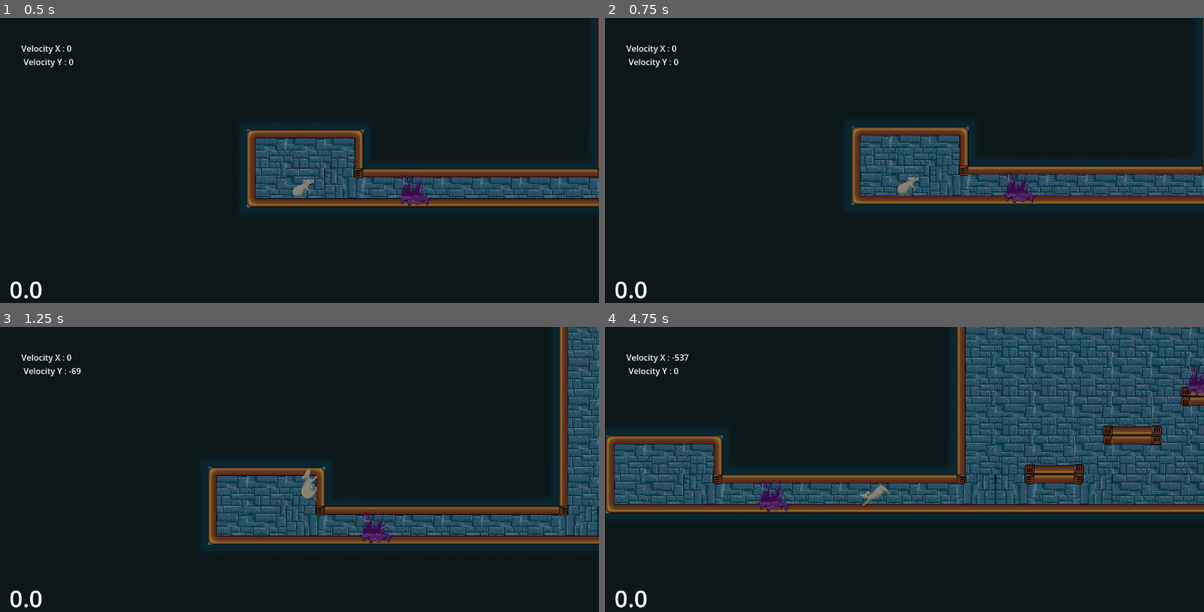
Above: before the commit, frames 1-4 (two rows, left to right).
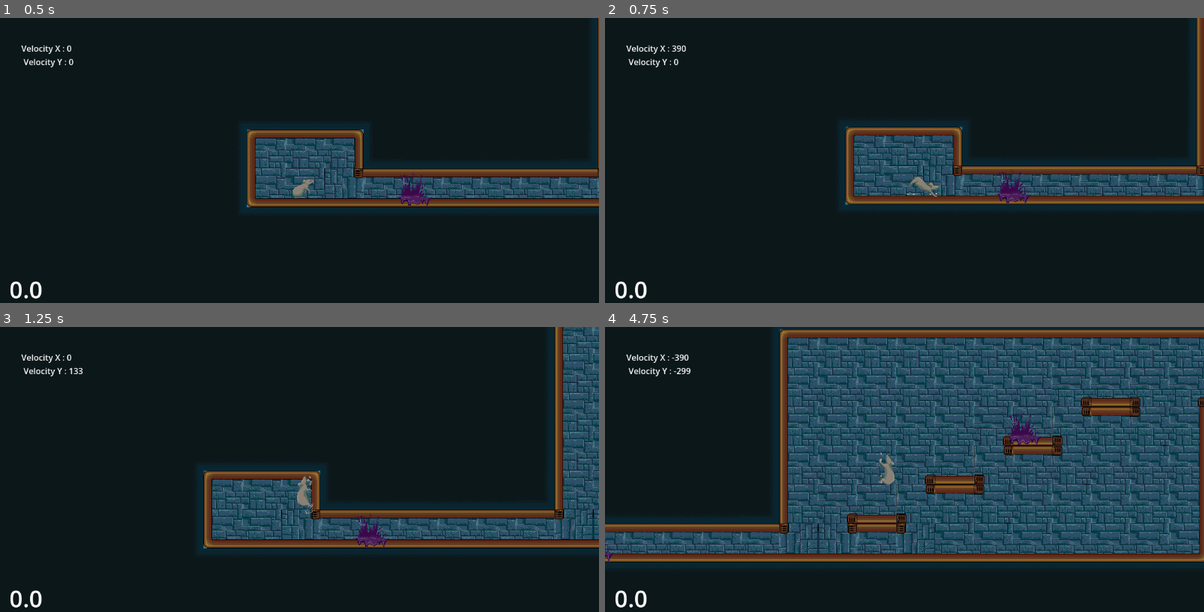
Above: after the commit, the same moments.

Repository: Taissirbw/De-Rat-Pigeon
Game: Godot game, scene res://scenes/game.tscn
Two runs of this game, one before a commit and one after it. Both use one fixed random seed, a clock stepped at 60 frames per second and the inputs below. Sound files missing from this copy of the repository are replaced by a short silence.
Inputs:
- Up to frame 1 (0.5 s): no input
- Up to frame 2 (0.75 s): hold Right (walk_right) from 0.53 s (still down)
- Up to frame 3 (1.25 s): keep holding Right (walk_right); tap Space (jump) at 0.77 s
- Up to frame 4 (4.75 s): tap Space (jump) at 1.52, 3.02, 3.77, 4.52 s; release Right (walk_right) at 2.03 s; hold Left (walk_left) 2.03-2.78 s; hold Right (walk_right) 2.78-4.28 s; hold Left (walk_left) from 4.28 s (still down)

Frame 1 is identical in both runs. In frame 2, 4.6% of the frame differs, in the area x 11-100%, y 0-66%; in frame 3, 13%; in frame 4, 59%, in the area x 0-100%, y 0-84%.
Error before the commit: Parse Error: Expected statement, found "else" instead. (res://scripts/running.gd:22)

Commit message:
maintenant ça marche

Diff:
--- a/de-rat-pigeon/scripts/running.gd
+++ b/de-rat-pigeon/scripts/running.gd
@@ -13,11 +13,6 @@
 	if abs(player.velocity.x) < player.WALK_SPEED:
 		player.animation_player.play("walk")
 		player.audio_player.stream_paused =1
-	else:
-		print("Run")
-		player.animation_player.play("run")
-
-		player.particles.play("run")
 
 	else:
 		print("Run")
@@ -59,7 +54,7 @@
 
 			player.animation_player.play("walk")
 		else:
-player.audio_player.playing = false
+			player.audio_player.playing = false
 			player.particles.play("run")
 			player.animation_player.play("run")
 
Not shown: 1 places in de-rat-pigeon/scenes/player.tscn that only renumber resources
